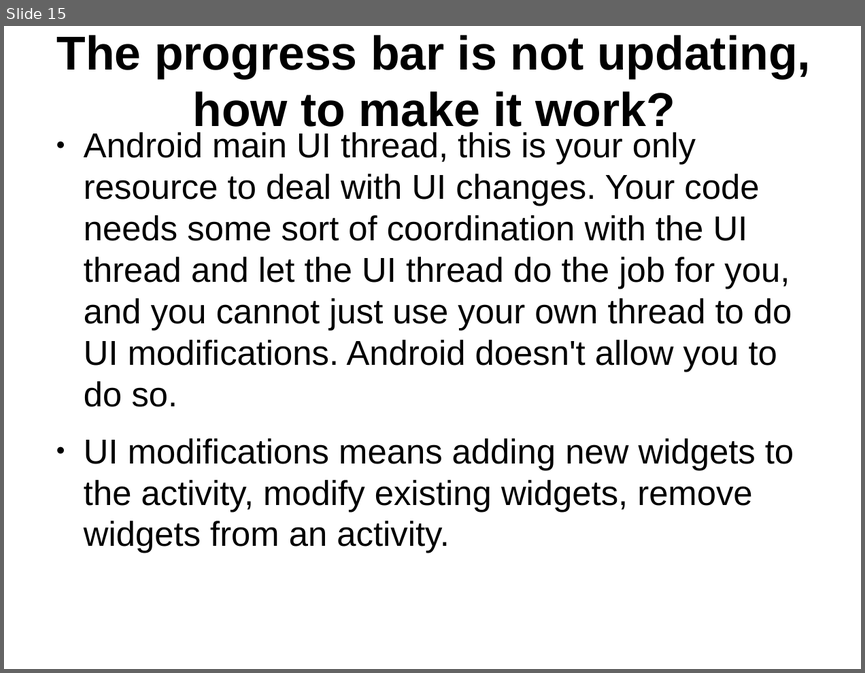
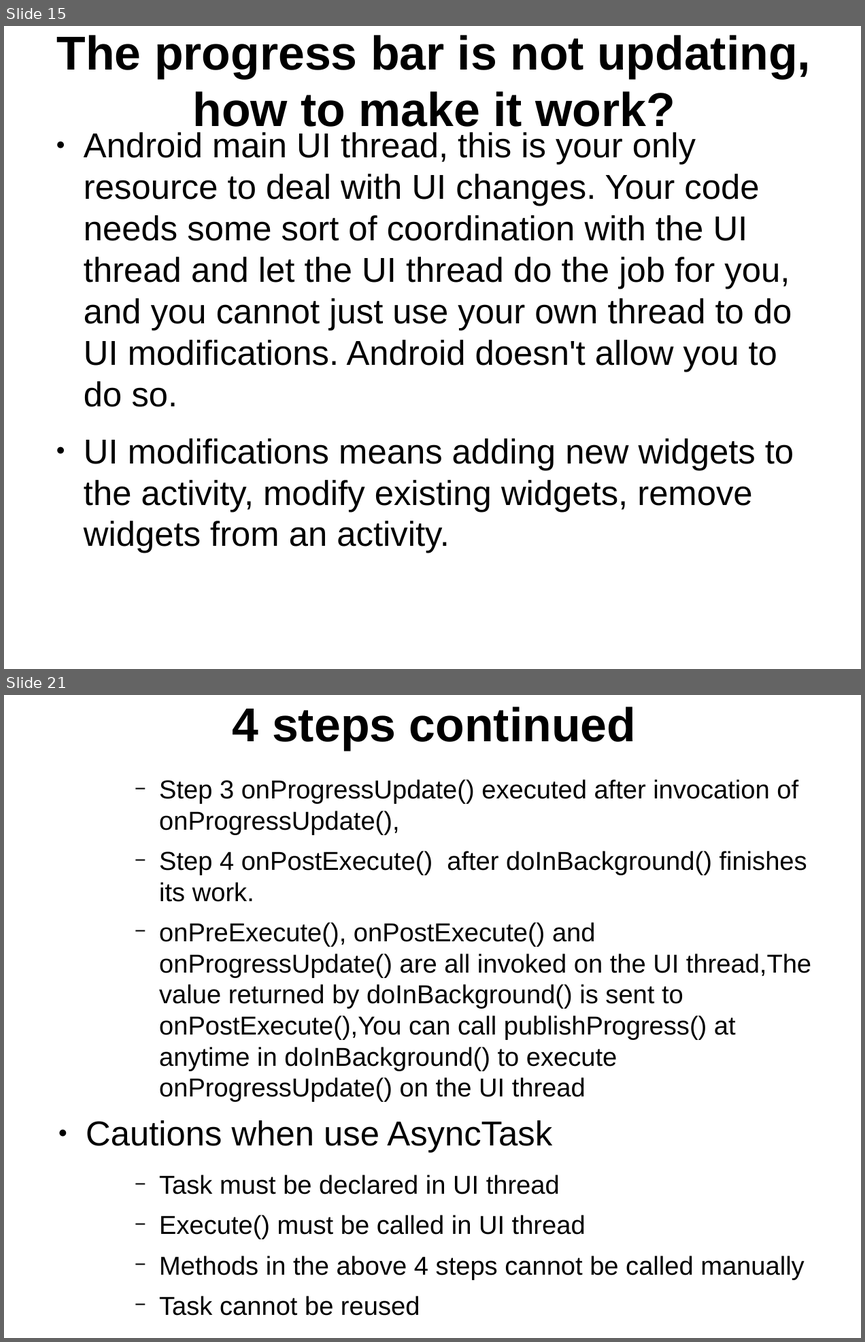
Before and after one commit to thegreatdao/testa, a slide deck: assets/android2.odp. Shown one above the other, each under a label of ours: slide 15 before the commit, slides 15 and 21 after it; the slides between them are not shown. The pictures are 865x673 and 865x1342 pixels, drawn with LibreOffice and Linux fonts; fonts in the diff are those of the drawing. Boxes give left, top, right and bottom in pixels: in the first picture for what was removed or moved away, otherwise in the second. Text is boxed around its words. In the diff, an @@ line names an element or a change of style, - is before the commit and + after.

```diff
--- a/assets/android2.odp
+++ b/assets/android2.odp
@@ slide 21 added at bbox=[4, 695, 861, 1338], background #FFFFFF @@
@@ title added at bbox=[232, 707, 636, 751], 44 pt, text #000000, bold @@
+4 steps continued
@@ text added at bbox=[86, 779, 811, 1315], 24 pt, text #000000 @@
+    − Step 3 onProgressUpdate() executed after invocation of onProgressUpdate(),
+    − Step 4 onPostExecute() after doInBackground() finishes its work.
+    − onPreExecute(), onPostExecute() and onProgressUpdate() are all invoked on the UI thread,The value returned by doInBackground() is sent to onPostExecute(),You can call publishProgress() at anytime in doInBackground() to execute onProgressUpdate() on the UI thread
+● Cautions when use AsyncTask
+    − Task must be declared in UI thread
+    − Execute() must be called in UI thread
+    − Methods in the above 4 steps cannot be called manually
+    − Task cannot be reused
```
Also in this commit, not shown: 1 slide changed, 5 other slides added, 1 slide removed, 4 other files.
